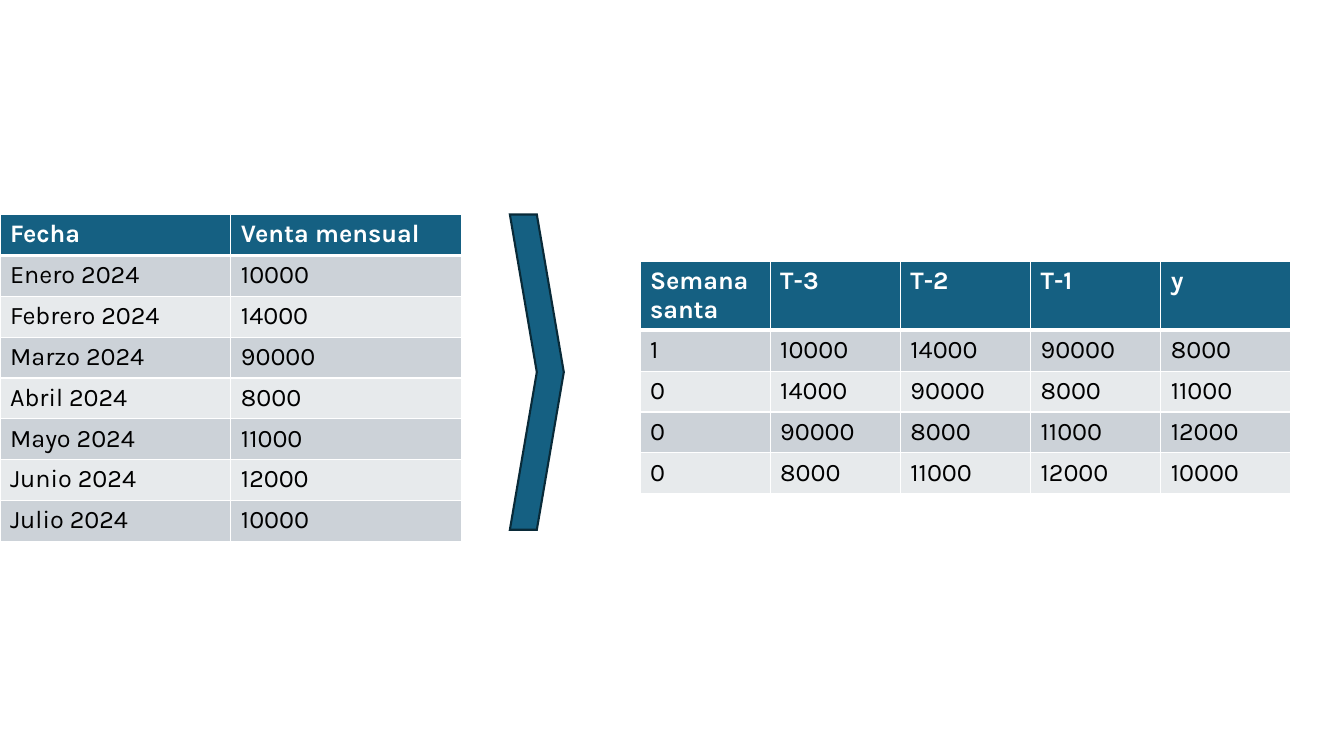
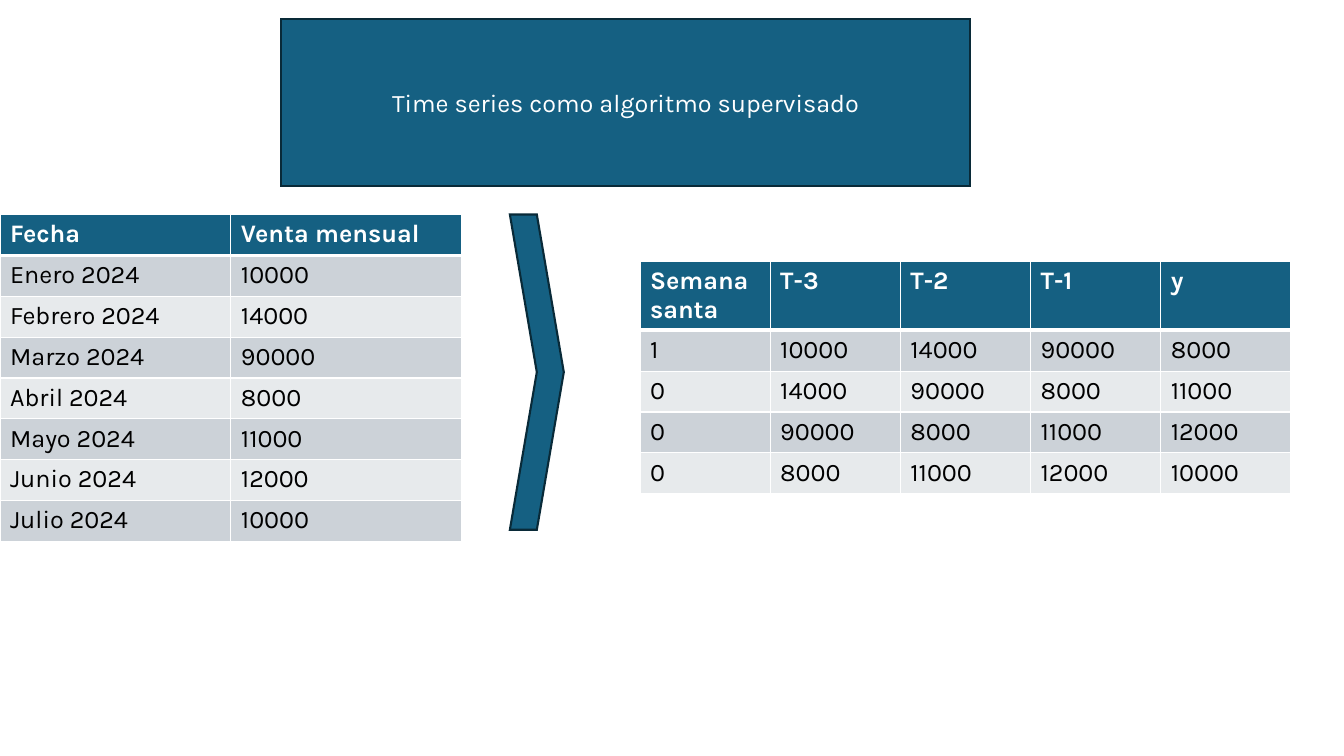
Before and after one commit to alonsinsan/C1-Machine-Learning-2020, a slide deck: slide 3 of categorias en machine learning.pptx. Drawn at 1344x756 pixels with LibreOffice and Linux fonts; fonts in the diff are those of the drawing. Boxes give left, top, right and bottom in pixels: in the first picture for what was removed or moved away, otherwise in the second. Text is boxed around its words. In the diff, an @@ line names an element or a change of style, - is before the commit and + after.

```diff
--- a/categorias en machine learning.pptx
+++ b/categorias en machine learning.pptx
@@ rectangle added at (281, 19, 971, 186), fill #156082, outline #092A39 1.5 pt, 18 pt, text #FFFFFF @@
+Time series como algoritmo supervisado
```
Also in this commit, not shown: 2 other slides changed, 1 slide added, 9 other files.
